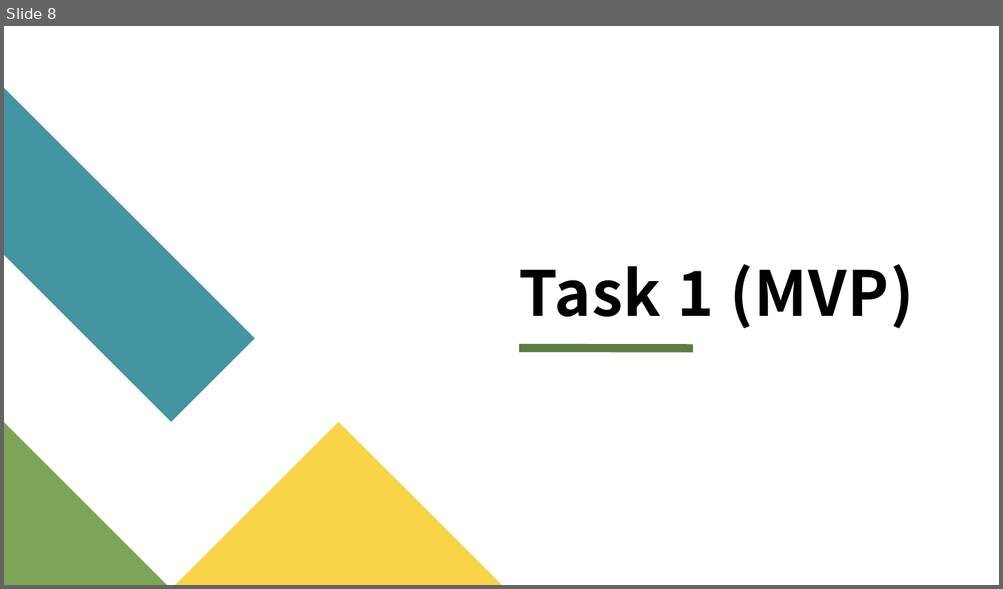
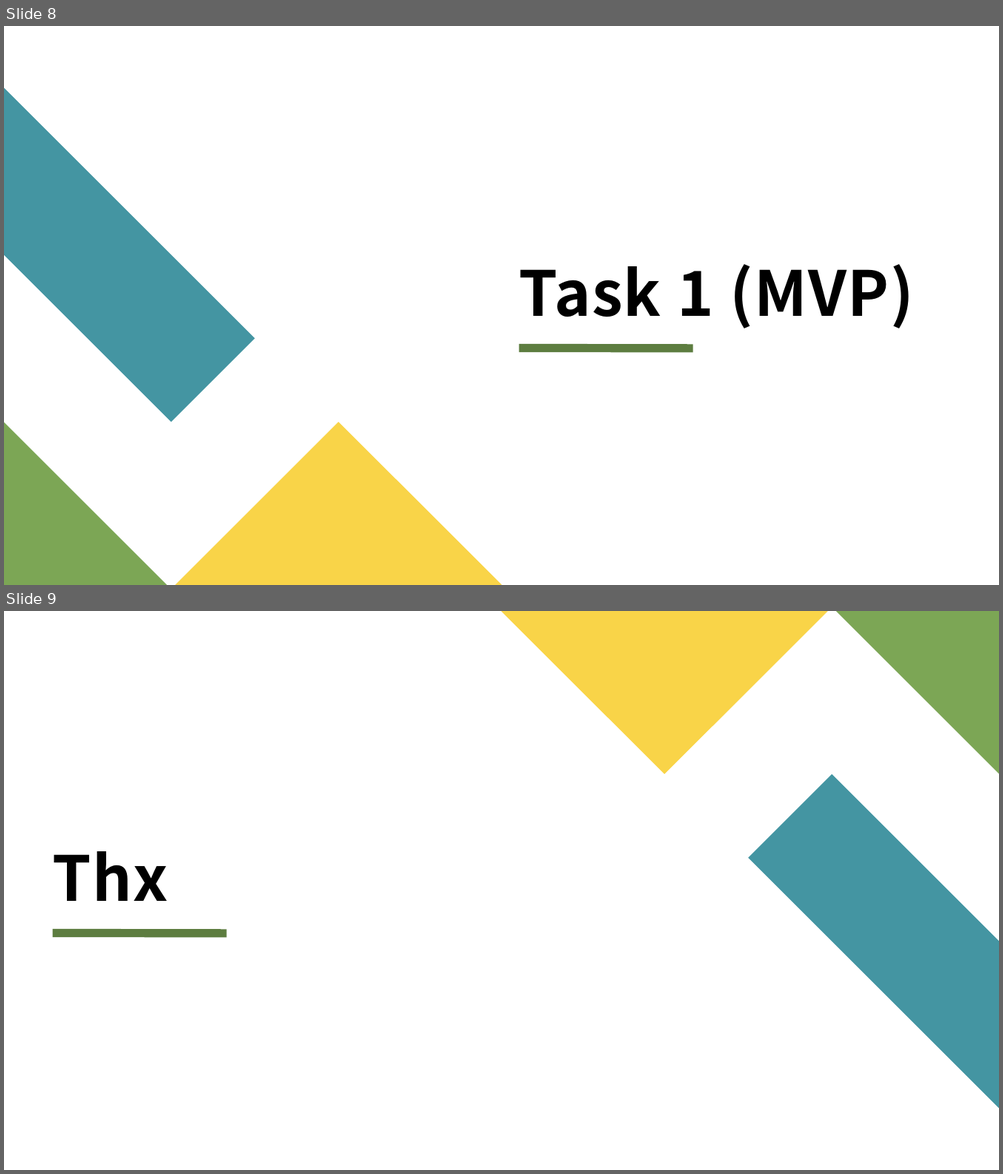
Before and after one commit to mooncakes0/ECE2071_project_F08, a slide deck: ECE2071_Project_F08_PPTslides.pptx. Shown one above the other, each under a label of ours: slide 8 before the commit, slides 8 and 9 after it. The pictures are 1003x589 and 1003x1174 pixels, drawn with LibreOffice and Linux fonts; fonts in the diff are those of the drawing. Boxes give left, top, right and bottom in pixels: in the first picture for what was removed or moved away, otherwise in the second. Text is boxed around its words. In the diff, an @@ line names an element or a change of style, - is before the commit and + after.

```diff
--- a/ECE2071_Project_F08_PPTslides.pptx
+++ b/ECE2071_Project_F08_PPTslides.pptx
@@ slide 9 added at (4, 611, 999, 1170), background #FFFFFF @@
@@ freeform shape added at (501, 611, 828, 775), fill #F9D448 @@
@@ freeform shape added at (836, 611, 999, 774), fill #7CA655 @@
@@ freeform shape added at (748, 775, 999, 1109), fill #4495A2 @@
@@ title added at (53, 851, 168, 901), 60 pt, text #000000, bold @@
+Thx
@@ line added from (53, 934) to (226, 934), #5D7D40 8 pt @@
```
Also in this commit, not shown: 1 slide removed.
